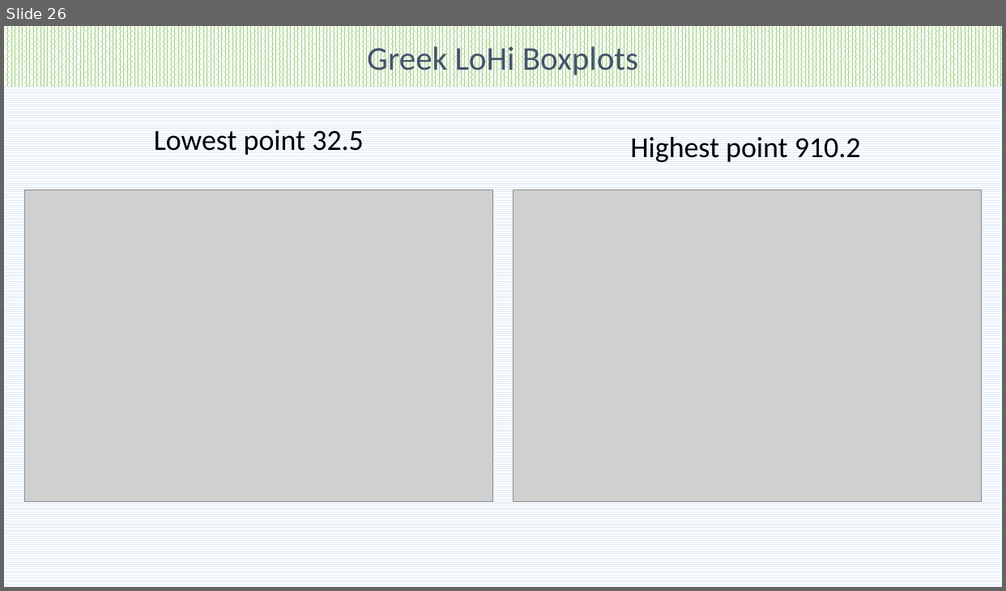
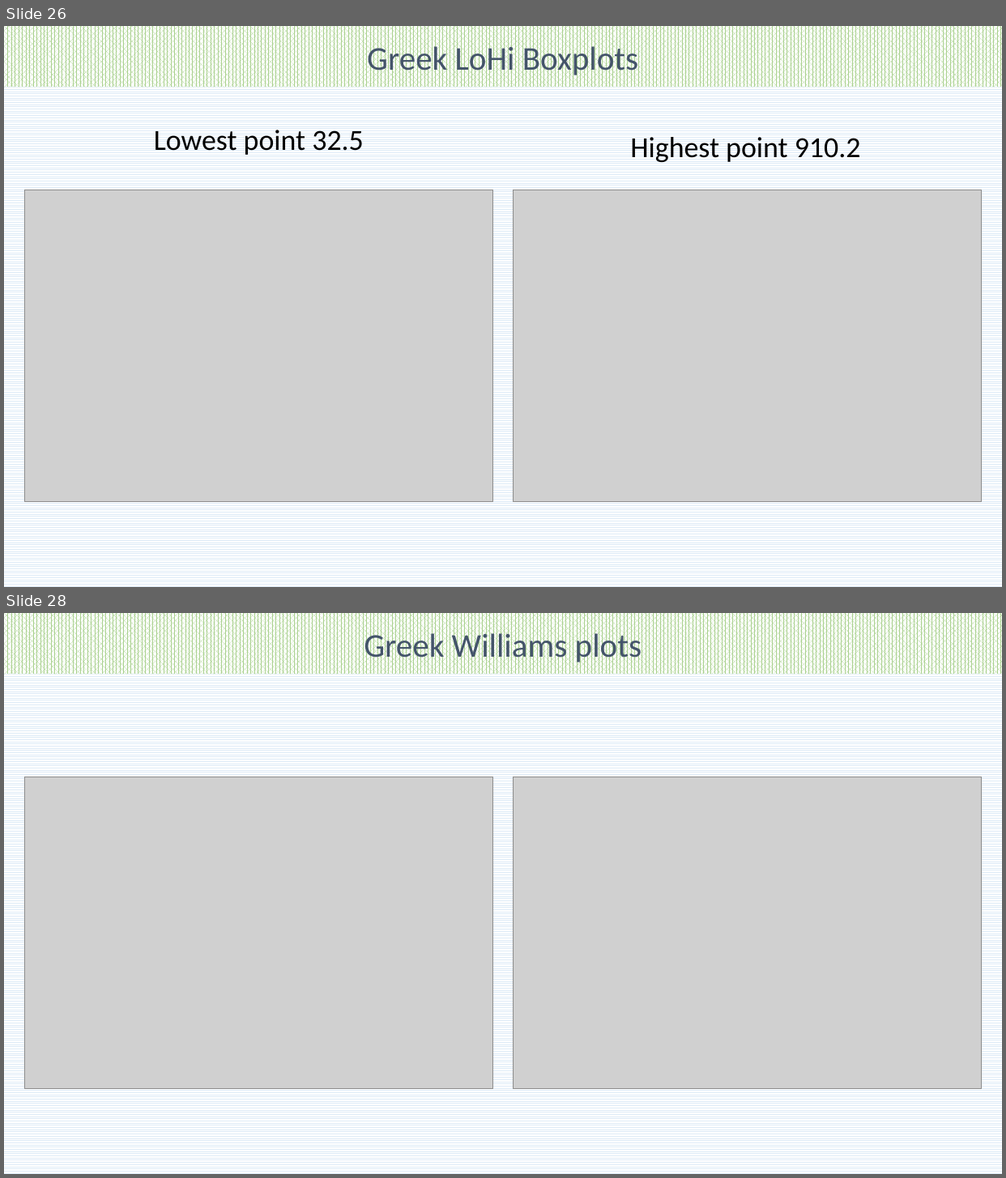
Before and after one commit to pockos56/RTI_prediction, a slide deck: Future presentation update.pptx. Shown one above the other, each under a label of ours: slide 26 before the commit, slides 26 and 28 after it; the slides between them are not shown. The pictures are 1006x591 and 1006x1178 pixels, drawn with LibreOffice and Linux fonts; fonts in the diff are those of the drawing; grey boxes stand for pictures. Boxes give left, top, right and bottom in pixels: in the first picture for what was removed or moved away, otherwise in the second. Text is boxed around its words. In the diff, an @@ line names an element or a change of style, - is before the commit and + after.

Commit message:
Williams plots

```diff
--- a/Future presentation update.pptx
+++ b/Future presentation update.pptx
@@ slide 28 added at (x1=4, y1=613, x2=1002, y2=1174), background pattern #DEEBF7 on #FFFFFF @@
@@ rectangle added at (x1=4, y1=613, x2=1002, y2=675), fill pattern #A9D18E on #FFFFFF, 32 pt, text #44546A @@
+Greek Williams plots
@@ picture added at (x1=25, y1=777, x2=493, y2=1089) @@
@@ picture added at (x1=513, y1=777, x2=982, y2=1089) @@
```
Also in this commit, not shown: 2 other slides added, 8 other files.
